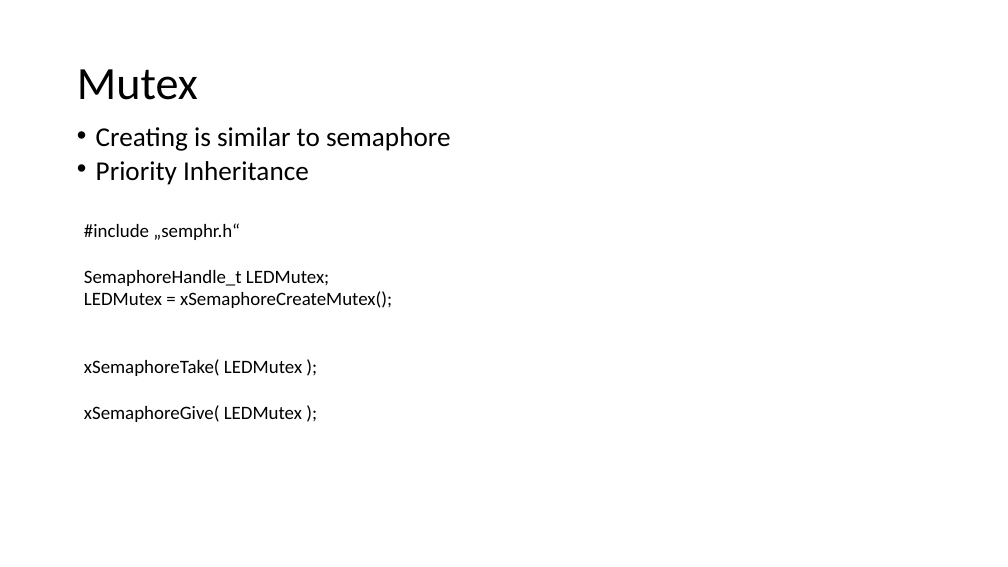
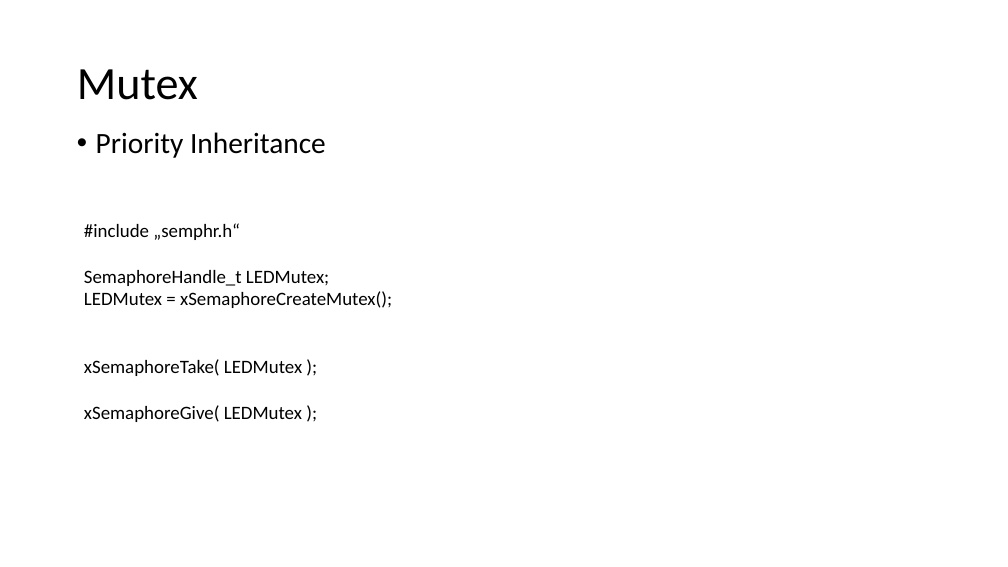
Before and after one commit to lschaer/INTRO_TEAM_BRUSCH, a slide deck: slide 12 of Recap/RecapPP.pptx. Drawn at 1008x567 pixels with LibreOffice and Linux fonts; fonts in the diff are those of the drawing. Boxes give left, top, right and bottom in pixels: in the first picture for what was removed or moved away, otherwise in the second. Text is boxed around its words. In the diff, an @@ line names an element or a change of style, - is before the commit and + after.

```diff
--- a/Recap/RecapPP.pptx
+++ b/Recap/RecapPP.pptx
@@ text "Priority Inheritance" at [96, 132, 326, 158]: size 25.9 to 28 pt; line spacing 0.7 to 0.9 @@
@@ text at [96, 127, 450, 151]: paragraph removed @@
-• Creating is similar to semaphore
```
Also in this commit, not shown: 1 other slide changed.
